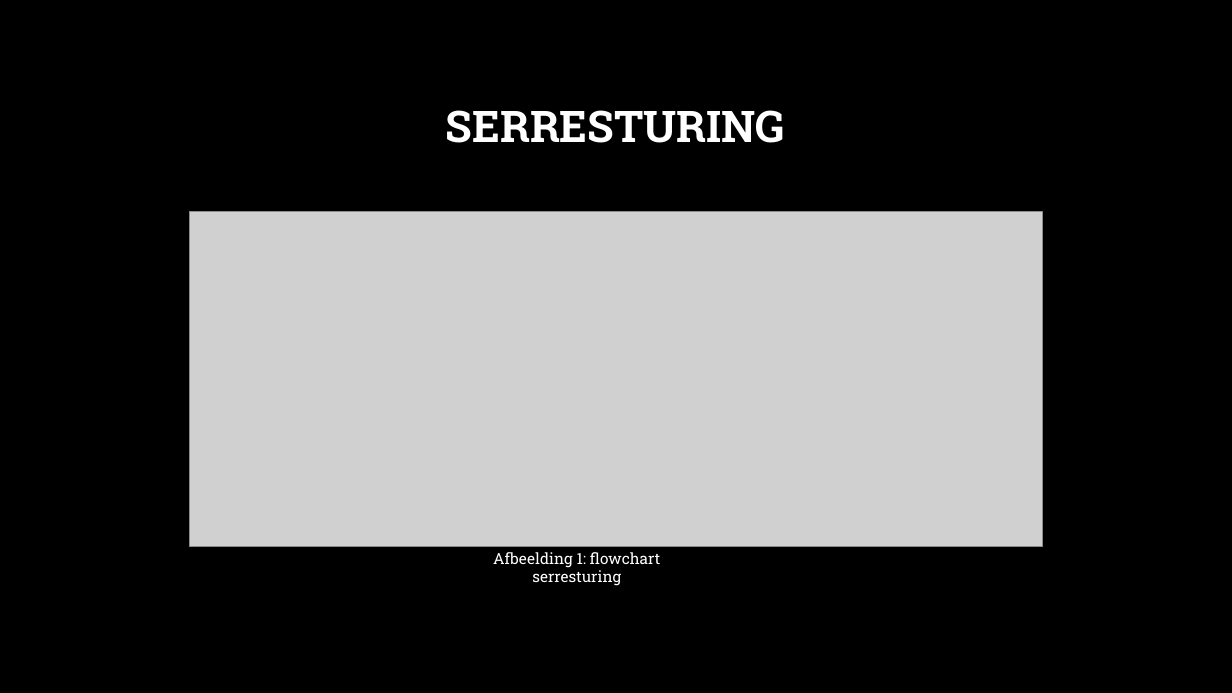
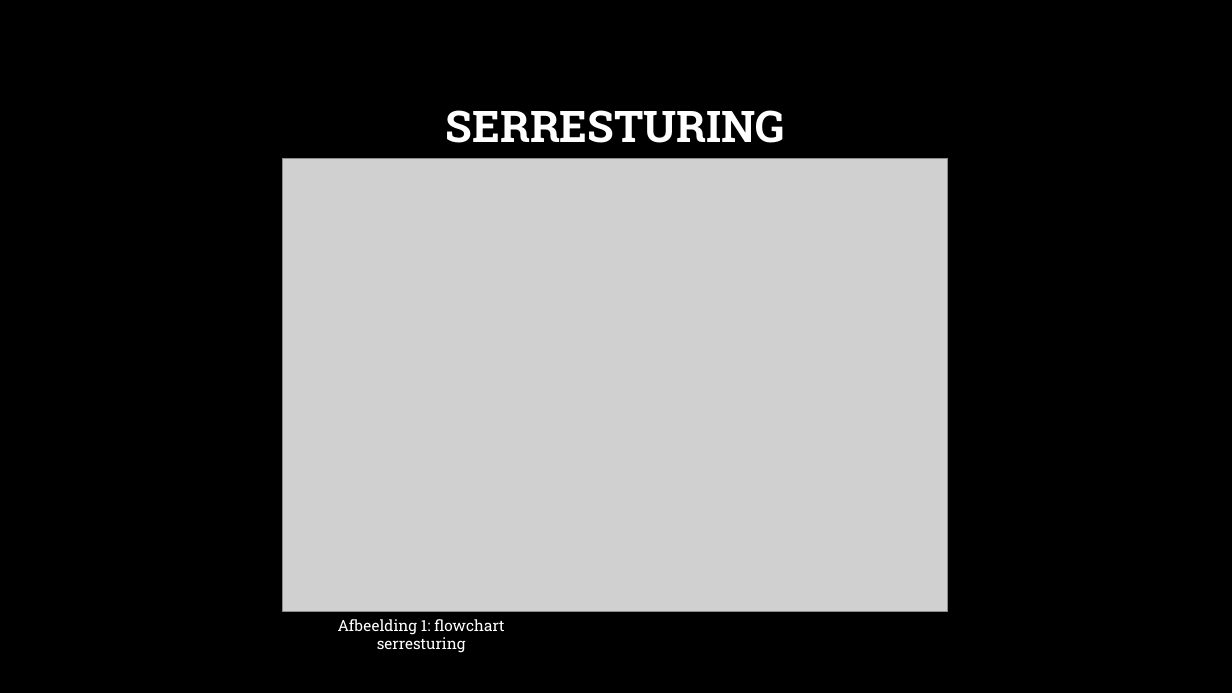
Before and after one commit to Koffiejoe/IA-EnOcean, a slide deck: slide 3 of Presentaties/1Projectvoorstel/Projectvoorstel.pptx. Drawn at 1232x693 pixels with LibreOffice and Linux fonts; fonts in the diff are those of the drawing; grey boxes stand for pictures; background and template pictures are left out. Boxes give left, top, right and bottom in pixels: in the first picture for what was removed or moved away, otherwise in the second. Text is boxed around its words. In the diff, an @@ line names an element or a change of style, - is before the commit and + after.

```diff
--- a/Presentaties/1Projectvoorstel/Projectvoorstel.pptx
+++ b/Presentaties/1Projectvoorstel/Projectvoorstel.pptx
@@ picture: place and size @@
-picture at [189,212,1043,546]
+picture at [283,158,948,612]
@@ text "Afbeelding 1: flowchart serresturing": place and size @@
-text "Afbeelding 1: flowchart serresturing" at [493,552,660,586]
+text "Afbeelding 1: flowchart serresturing" at [338,619,504,653]
```
Also in this commit, not shown: 4 other slides changed, 5 other files.
